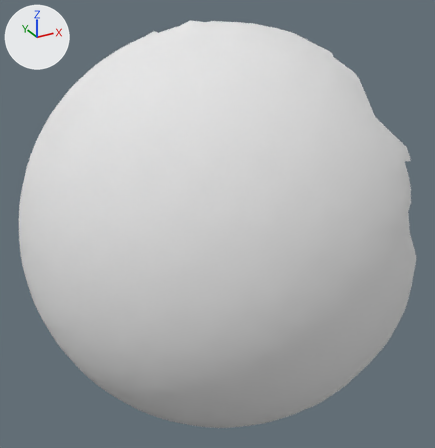
A saved change to the OBJ model res/pendulum_horizontal/Pendulum_horizontal.000012.obj.
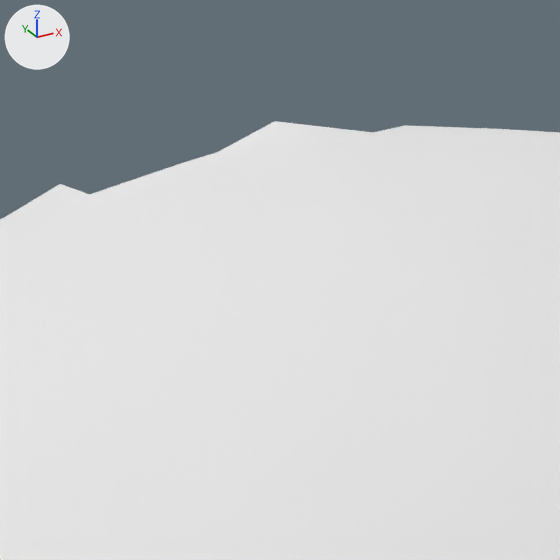
The first picture shows the older version from a 50 mm camera at (224.0, -319.0, 176.0) aimed at (411.0, 21.0, 6.0). The close-ups show both versions on the part from 33% to 55% of the width and 0% to 21% of the height of that picture. The axes (+X, +Y, +Z) are drawn at upper left. The lights are the same throughout. Where no turn or scale is listed for an object, it has been applied to the vertices.

Objects in the first close-up: 'Pendulum_horizontal.000012'.
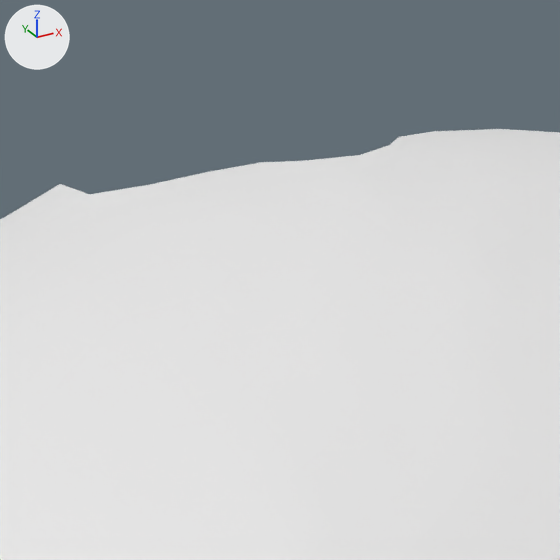
The change in detail:
me_pendulum_horizontal_000012 is used by ob_pendulum_horizontal_000012; location (0.0, 0.0, 0.0).
me_pendulum_horizontal_000012 had 4785 vertices, 9479 faces and spanned x 284.0..521.0, y -95.0..133.0, z -153.0..138.0.
me_pendulum_horizontal_000012 no longer uses material mat_pendulum_horizontal_000012 (white #e7e7e7).
me_pendulum_horizontal_000012 now has 4774 vertices, 9454 faces and spans x 284.0..521.0, y -95.0..133.0, z -153.0..137.0.
Part 1, on me_pendulum_horizontal_000012:
11 vertices are removed from x 401.0..431.0, y 53.0..68.0, z 134.0..138.0.
25 faces are deleted.

What differs and where, as boxes (x1, y1, x2, y2) in the close-ups (560 x 560 px):
'Pendulum_horizontal.000012', reshaped: before (0, 121, 560, 560); after (0, 129, 560, 560)
part 1 of me_pendulum_horizontal_000012, deleted: before (92, 121, 488, 194)
